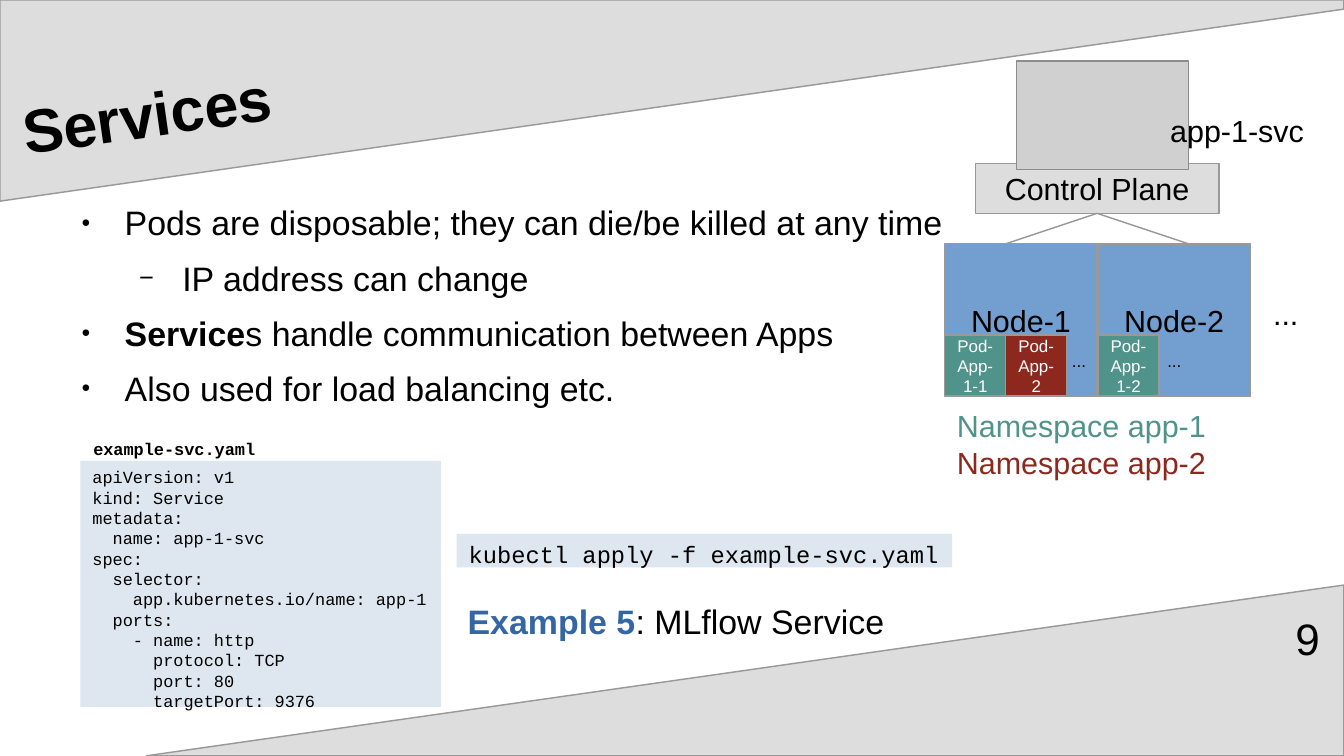
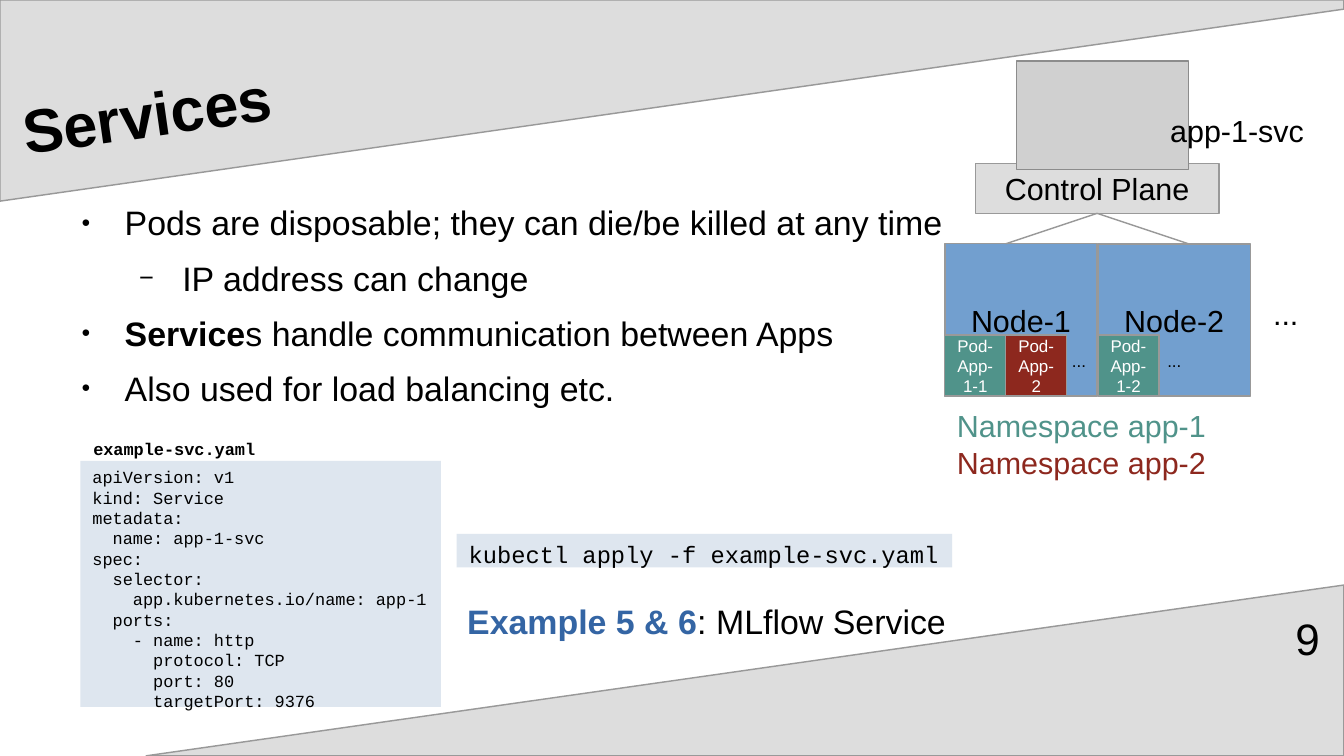
Before and after one commit to upart/cabinops, a slide deck: slide 9 of documentation/Introduction.odp. Drawn at 1344x756 pixels with LibreOffice and Linux fonts; fonts in the diff are those of the drawing; grey boxes stand for pictures. Boxes give left, top, right and bottom in pixels: in the first picture for what was removed or moved away, otherwise in the second. Text is boxed around its words. In the diff, an @@ line names an element or a change of style, - is before the commit and + after.

Commit message:
add example6

```diff
--- a/documentation/Introduction.odp
+++ b/documentation/Introduction.odp
@@ text at box(467, 609, 946, 641): text changed @@
-Example 5: MLflow Service
+Example 5 & 6: MLflow Service
```
Also in this commit, not shown: 3 other files.
